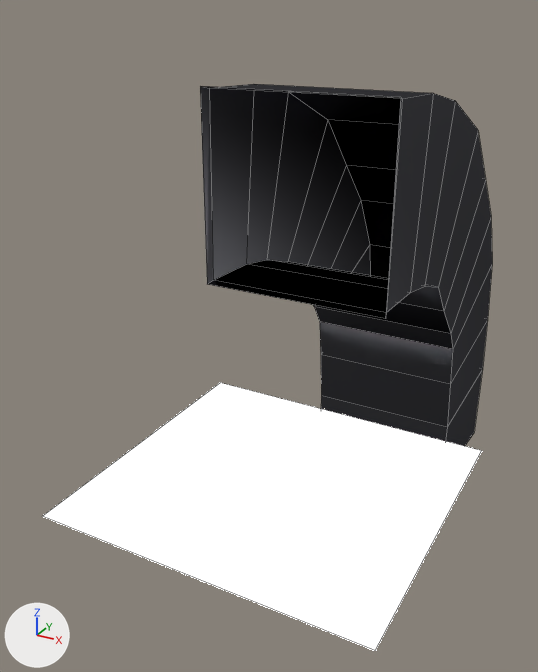
Two versions of the Blender file apps/src/hotssh-inside.blend, one commit apart.
The view is the same before and after, from a camera (50 mm lens) standing at (1.76, -4.79, 2.05) and looking at (-0.69, -0.35, -0.18). The lights are fixed; the arrows at lower left show +X, +Y and +Z. Mesh edges are drawn as thin lines.
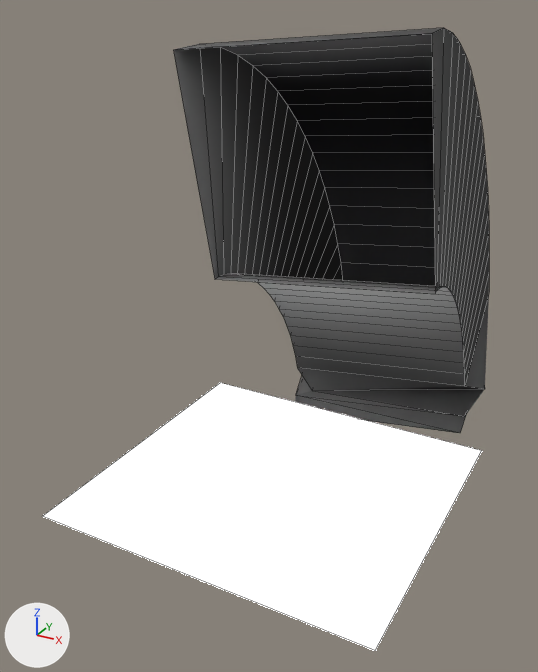
Commit message: / ‘apps/src/hotssh-inside.blend’

Location of each change, (x1, y1, x2, y2) in pixels of the pictures (538 x 672 px):
```json
{"object": "Cube", "change": "added", "after": [173, 28, 489, 433]}
{"object": "Plane.002", "change": "deleted", "before": [200, 84, 492, 446]}
```

The change, as JSON lines over the scene's bpy script:
```json
{"op": "add", "block": "mat_blacklens", "code": "n2 = _N.new('ShaderNodeMixShader'); n2.name = 'Mix Shader'"}
{"op": "add", "block": "mat_blacklens", "code": "n2.inputs[0].default_value = 0.9  # 'Factor'"}
{"block": "mat_blacklens", "where": "n1 = _N.new('ShaderNodeBsdfAnisotropic'); n1.name = 'Glossy BSDF'"}
{"block": "mat_blacklens", "where": "n0 = _N.new('ShaderNodeOutputMaterial'); n0.name = 'Material Output'"}
{"op": "remove", "block": "mat_blacklens", "code": "n1.inputs[0].default_value = (0.0947, 0.0951, 0.106, 1.0)  # 'Color', dark grey #57575c"}
{"op": "remove", "block": "mat_blacklens", "code": "_L.new(n1.outputs[0], n0.inputs[0])  # 'BSDF' to 'Surface'"}
{"op": "set", "path": "n1.inputs[1].default_value", "old": "0.358", "new": "1.0", "note": "'Roughness'"}
{"op": "add", "block": "mat_blacklens", "code": "n3 = _N.new('ShaderNodeBsdfDiffuse'); n3.name = 'Diffuse BSDF'"}
{"op": "add", "block": "mat_blacklens", "code": "n3.inputs[0].default_value = (0.0, 0.0, 0.0, 1.0)  # 'Color', black #000000"}
{"op": "add", "block": "mat_blacklens", "code": "n3.inputs[1].default_value = 1.0  # 'Roughness'"}
{"op": "add", "block": "mat_blacklens", "code": "_L.new(n2.outputs[0], n0.inputs[0])  # 'Shader' to 'Surface'"}
{"op": "add", "block": "mat_blacklens", "code": "_L.new(n1.outputs[0], n2.inputs[1])  # 'BSDF' to 'Shader'"}
{"op": "add", "block": "mat_blacklens", "code": "_L.new(n3.outputs[0], n2.inputs[2])  # 'BSDF' to 'Shader'"}
{"op": "add", "block": "me_cube", "code": ["me_cube = bpy.data.meshes.new('Cube')", "me_cube.from_pydata(...)  # 84 vertices, 81 faces; spans x -0.713..0.713, y -0.713..0.713, z -0.713..0.713", "me_cube.materials.append(mat_blacklens)"]}
{"block": "cu_beziercurve", "where": "_sp = cu_beziercurve.splines.new('BEZIER'); _sp.bezier_points.add(1)"}
{"op": "remove", "block": "cu_beziercurve", "code": "_sp.bezier_points.foreach_set('co', [-0.0121, 0.0124, 0.0102, -0.0298, 0.17, -0.125])"}
{"op": "remove", "block": "cu_beziercurve", "code": "_sp.bezier_points.foreach_set('handle_left', [-0.0145, -0.118, 0.0126, -0.0291, 0.165, -0.059])"}
{"op": "remove", "block": "cu_beziercurve", "code": "_sp.bezier_points.foreach_set('handle_right', [-0.00975, 0.143, 0.00783, -0.0304, 0.174, -0.191])"}
{"op": "add", "block": "cu_beziercurve", "code": "_sp.bezier_points.foreach_set('co', [-0.0121, 0.0124, 0.0102, -0.0298, 0.417, -0.408])"}
{"op": "add", "block": "cu_beziercurve", "code": "_sp.bezier_points.foreach_set('handle_left', [0.00415, -0.116, -0.0105, -0.049, 0.411, -0.118])"}
{"op": "add", "block": "cu_beziercurve", "code": "_sp.bezier_points.foreach_set('handle_right', [-0.0284, 0.141, 0.031, -0.0105, 0.423, -0.698])"}
{"op": "add", "block": "cu_beziercurve", "code": "cu_beziercurve.twist_mode = 'TANGENT'"}
{"op": "remove", "block": "ob_plane_002", "code": ["ob_plane_002 = bpy.data.objects.new('Plane.002', me_plane)", "ob_plane_002.location = (-0.107, -1.132, 1.062)", "ob_plane_002.rotation_euler = (-1.571, 0.0, 0.0)  # degrees (-90, 0, 0)", "ob_plane_002.scale = (0.588, 0.588, 0.588)"]}
{"op": "add", "block": "ob_cube", "code": ["ob_cube = bpy.data.objects.new('Cube', me_cube)", "ob_cube.parent = ob_beziercurve", "ob_cube.matrix_parent_inverse = Matrix(((0.186, 0.0, 0.0, 0.0185), (0.0, 0.186, 0.0, 0.177), (0.0, 0.0, 0.186, -0.207), (0.0, 0.0, 0.0, 1.0)))", "ob_cube.location = (-0.107, -0.179, 1.062)", "_m = ob_cube.modifiers.new('Curve', 'CURVE')", "_m.object = ob_beziercurve", "_m.deform_axis = 'POS_Y'"]}
```
